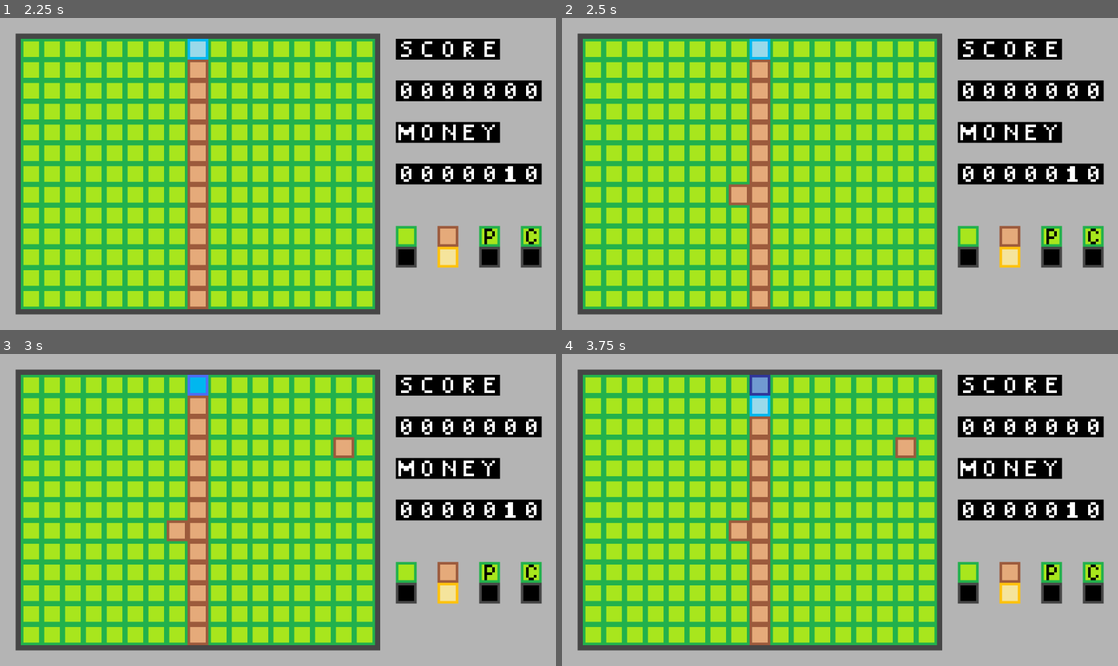
Above: before the commit, frames 1-4 (two rows, left to right).
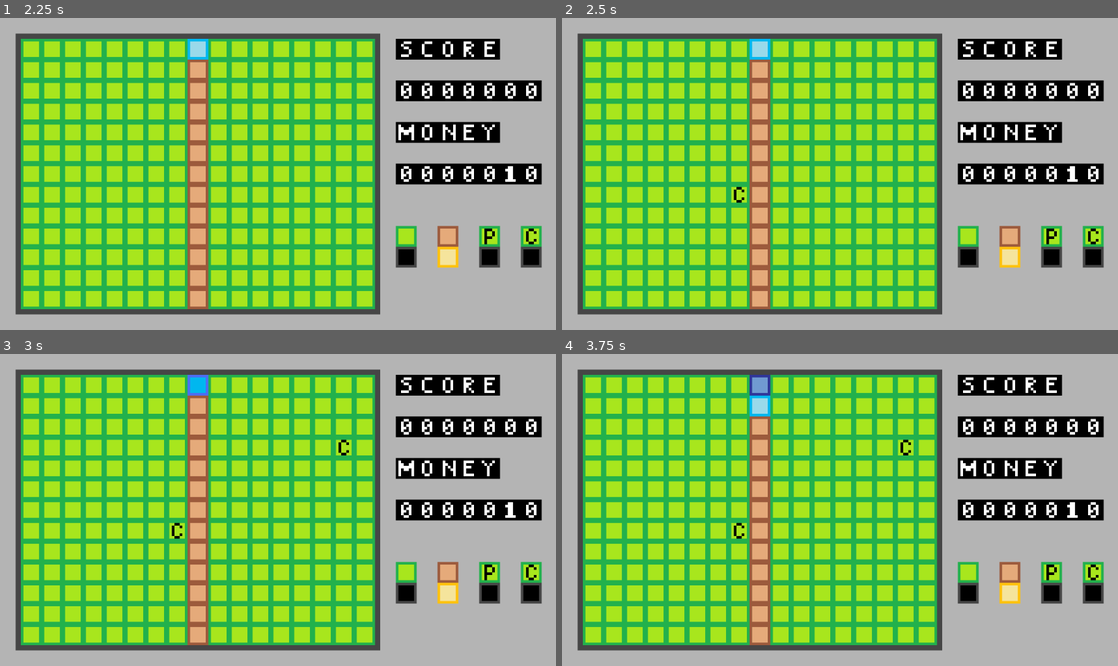
Above: after the commit, the same moments.

Repository: sho16ogura/cs292team5
Game: Godot game, scene res://main menu/main menu/main_menu.tscn
The game is run twice, just before and just after one commit, with the same random seed, the same clock (stepped at 60 frames per second) and the same inputs.
Inputs (mouse positions are in pixels of both pictures, inside the frame that each line leads up to):
- Up to frame 1 (2.25 s): click "Start Game" at 0.5 s; tap Enter at 1.25 s; move the mouse to (400, 158) at 1.27 s; click (400, 158) at 1.35 s; tap L (toggle_cistern, bound only after the commit) at 1.55, 2.1 s; tap Space at 2 s; move the mouse to (166, 189) at 2.02 s
- Up to frame 2 (2.5 s): click (728, 189) at 2.3 s
- Up to frame 3 (3 s): move the mouse to (333, 441) at 2.77 s; click (333, 441) at 2.85 s
- Up to frame 4 (3.75 s): tap L (toggle_cistern, bound only after the commit) at 3.05 s; tap Enter at 3.5 s; move the mouse to (812, 572) at 3.52 s; tap J (toggle_dig) at 3.6 s

Frame 1 is identical in both runs. In frame 2, 0.3% of the frame differs, in the area x 30-34%, y 53-61%; in frame 3, 0.5%, in the area x 30-64%, y 26-61%; in frame 4, 0.5%.

Commit message:
Added cistern
- cistern mode
- can place cistern

Diff:
--- a/team5project/mainGame.gd
+++ b/team5project/mainGame.gd
@@ -10,7 +10,7 @@
  #returns tile category int (0 = no data, 1 = ground, 2 = riverbed, 3 = river, 4 = pump)
 var tile_category_custom_data = "tile_category"
 
-enum MODES {DIG, UNDIG, PUMP}
+enum MODES {DIG, UNDIG, PUMP, CISTERN}
 var mode_state = MODES.DIG # by default, player can dig ground
 
 enum TILE {LAND, PUMP, CISTERN, RIVERBED, LOW_WATER, WATER, HIGH_WATER, LIGHT_ON, LIGHT_OFF}
@@ -61,6 +61,10 @@
 		mode_state = MODES.PUMP
 		print("pump mode")
 
+	elif Input.is_action_just_pressed("toggle_cistern"):
+		mode_state = MODES.CISTERN
+		print("cistern mode")
+
 	#can add action by Project -> Project Settings -> Input Map -> Add new Action
 	elif Input.is_action_just_pressed("click") and global_lockout == false: #if left mouse button is clicked
 		#add constraint to each kind of tile by TileSet (on the right)
@@ -132,6 +136,22 @@
 				tile_map.set_cell(ground_layor, tile_mouse_pos, source_id, ground_atlas_coord)
 			else:
 				print("cannot set pump here")
+
+		elif mode_state == MODES.CISTERN and has_balance(2):
+			var pump_atlas_coord = Vector2i(1,1) #cistern tile
+			var ground_atlas_coord = Vector2i(0,0) #ground tile
+			var curr_tile_is_ground = sur_tiles[0] == 1
+
+			#if surrounding tiles contain no_data (outside border), false
+			var surr_tiles_are_not_outside = sur_tiles.all(func(c): return c!=0)
+
+			#set pump, iterate and change back to ground
+			if curr_tile_is_ground and surr_tiles_are_not_outside:
+
+				#set cistern
+				tile_map.set_cell(ground_layor, tile_mouse_pos, source_id, pump_atlas_coord)
+
+
 		else:
 			print("not enough balance")
 
--- a/team5project/project.godot
+++ b/team5project/project.godot
@@ -42,6 +42,11 @@
 "events": [null, Object(InputEventKey,"resource_local_to_scene":false,"resource_name":"","device":0,"window_id":0,"alt_ …(182 unchanged characters)…
 ]
 }
+toggle_cistern={
+"deadzone": 0.5,
+"events": [Object(InputEventKey,"resource_local_to_scene":false,"resource_name":"","device":0,"window_id":0,"alt_pressed":false,"shift_pressed":false,"ctrl_pressed":false,"meta_pressed":false,"pressed":false,"keycode":0,"physical_keycode":76,"key_label":0,"unicode":0,"echo":false,"script":null)
+]
+}
 
 [rendering]
 
